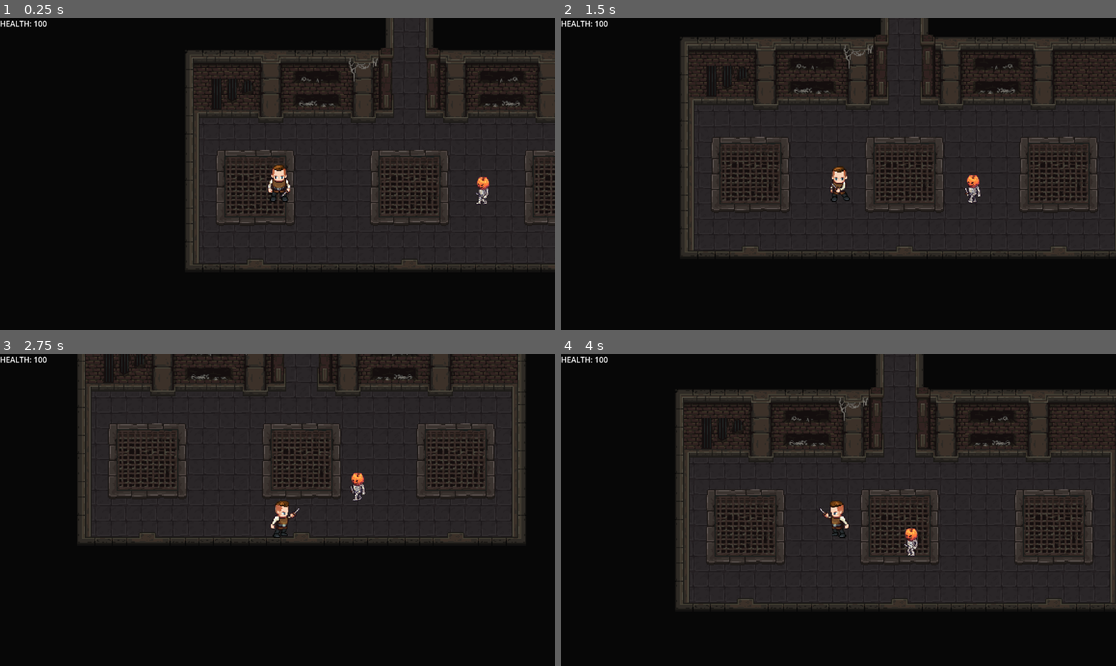
Above: before the commit, frames 1-4 (two rows, left to right).
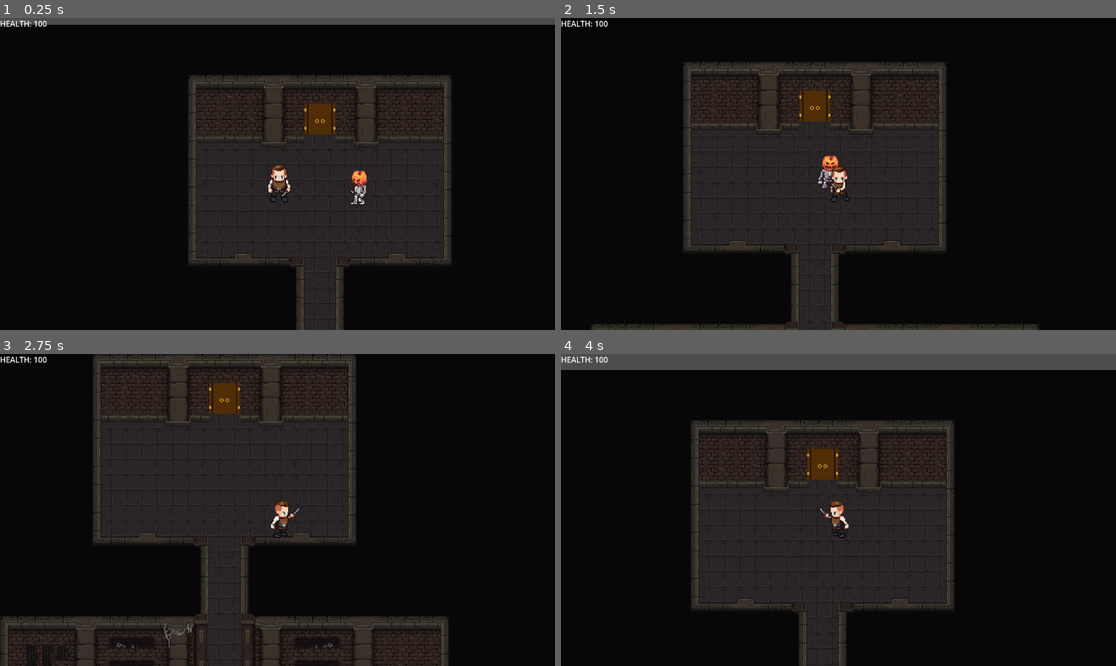
Above: after the commit, the same moments.

Repository: AugustanaCSC380January2024/final-game-polar
Game: Godot game, scene res://scenes/level.tscn
The game is run twice, just before and just after one commit, with the same random seed, the same clock (stepped at 60 frames per second) and the same inputs.
Inputs (mouse positions are in pixels of both pictures, inside the frame that each line leads up to):
- Up to frame 1 (0.25 s): no input
- Up to frame 2 (1.5 s): tap Enter at 0.5 s; move the mouse to (960, 158) at 0.52 s; hold D (walk_right) 0.53-1.28 s; click (960, 158) at 0.6 s; move the mouse to (727, 189) at 1.27 s; hold S (walk_down) from 1.28 s (still down); click (727, 189) at 1.35 s
- Up to frame 3 (2.75 s): move the mouse to (333, 441) at 2.02 s; release S (walk_down) at 2.03 s; hold D (walk_right) from 2.03 s (still down); tap E (interact) at 2.1 s; click (333, 441) at 2.3 s
- Up to frame 4 (4 s): move the mouse to (810, 572) at 2.77 s; release D (walk_right) at 2.78 s; hold W (walk_up) 2.78-3.53 s; click (810, 572) at 2.85 s; move the mouse to (1005, 556) at 3.52 s; hold A (walk_left) from 3.53 s (still down); click (1005, 556) at 3.6 s

The runs differ from the first frame. In frame 1, 24% of the frame differs, in the area x 0-100%, y 0-100%; in frame 2, 30%; in frame 3, 33%; in frame 4, 33%.

Commit message:
A new scene can now be loaded when interacting with a door. However, the player's health does not carry over

Diff:
--- a/final_project/scenes/level.tscn
+++ b/final_project/scenes/level.tscn
@@ -7,6 +7,8 @@
 [ext_resource type="Texture2D" uid="uid://b5ei0pecsaqk7" path="res://assets/textures/decorative.png" id="3_wcd0f"]
 [ext_resource type="PackedScene" uid="uid://devxaguskl6sd" path="res://scenes/skeleton.tscn" id="4_q6vn0"]
 [ext_resource type="Texture2D" uid="uid://erwpu1alnex3" path="res://assets/textures/New Piskel.png" id="5_il1d2"]
+[ext_resource type="PackedScene" uid="uid://c71m40n8q2kej" path="res://scenes/door_area.tscn" id="8_3aiws"]
+[ext_resource type="PackedScene" uid="uid://45ejgiwn0nmp" path="res://scenes/level_2.tscn" id="9_7gfbn"]
 
 [sub_resource type="TileMapPattern" id="TileMapPattern_40rl2"]
 tile_data = PackedInt32Array(0, 262144, 7, 65536, 262144, 8, 131072, 262144, 9, 196608, 262144, 10, 262144, 262144, 11, …(455 unchanged characters)…
@@ -4984,7 +4986,7 @@
 layer_0/tile_data = PackedInt32Array(-9, 3014656, 13, 65527, 3014656, 14, 131063, 3014656, 15, -8, 3080192, 13, 65528,  …(10486 unchanged characters)…
 
 [node name="Player" parent="." instance=ExtResource("1_oqjrj")]
-position = Vector2(-50.9999, 51)
+position = Vector2(42, -247)
 
 [node name="Skeleton" parent="." instance=ExtResource("4_q6vn0")]
 z_index = -1
@@ -5003,6 +5005,14 @@
 position = Vector2(163, 63)
 scale = Vector2(0.8, 0.8)
 
+[node name="DoorAreas" type="Node2D" parent="."]
+
+[node name="DoorArea" parent="DoorAreas" instance=ExtResource("8_3aiws")]
+position = Vector2(78, -280)
+next_level = ExtResource("9_7gfbn")
+
+[node name="DoorArea2" parent="DoorAreas" instance=ExtResource("8_3aiws")]
+
 [connection signal="died" from="Player" to="." method="_on_player_died"]
 [connection signal="interact" from="Player" to="." method="_on_player_interact"]
 [connection signal="took_damage" from="Player" to="." method="_on_player_took_damage"]
--- /dev/null
+++ b/final_project/scenes/level_2.tscn
@@ -0,0 +1,14 @@
+[gd_scene load_steps=4 format=3 uid="uid://45ejgiwn0nmp"]
+
+[ext_resource type="PackedScene" uid="uid://b3rugo8jdxodo" path="res://scenes/player.tscn" id="1_otboh"]
+[ext_resource type="Script" path="res://scripts/level.gd" id="1_tkoj2"]
+[ext_resource type="PackedScene" uid="uid://bpoe7qy2jfm00" path="res://scenes/hud.tscn" id="3_d15st"]
+
+[node name="Level2" type="Node2D"]
+script = ExtResource("1_tkoj2")
+
+[node name="Player" parent="." instance=ExtResource("1_otboh")]
+
+[node name="UI" type="CanvasLayer" parent="."]
+
+[node name="HUD" parent="UI" instance=ExtResource("3_d15st")]
--- a/final_project/scripts/door.gd
+++ b/final_project/scripts/door.gd
@@ -1,4 +1,6 @@
 extends Node2D
+
+@export var next_level: PackedScene
 
 var player = null
 signal player_entered
--- a/final_project/scripts/level.gd
+++ b/final_project/scripts/level.gd
@@ -8,8 +8,7 @@
 	hud.set_health_label(health)
 	var doors = get_tree().get_nodes_in_group("doors")
 	for door in doors:
-		door
-		door.player_entered.connect(_on_door_entered)
+		door.player_entered.connect(_on_door_entered.bind(door.next_level))
 
 func _on_player_died():
 	await get_tree().create_timer(1.0).timeout
@@ -26,8 +25,10 @@
 
 
 func _on_player_took_damage():
+	print("damage signal")
 	health = $Player.health
 	hud.set_health_label(health)
 
-func _on_door_entered():
-	print("door entered")
+func _on_door_entered(next_level):
+	print(next_level)
+	get_tree().change_scene_to_packed(next_level)
--- a/final_project/scripts/player.gd
+++ b/final_project/scripts/player.gd
@@ -72,6 +72,7 @@
 func take_damage(amount):
 	print("player take damage")
 	health -= amount
+	took_damage.emit()
 	if health <= 0:
 		player_died = true
 		animated_sprite.stop()
Not shown: 1 places in final_project/scenes/level.tscn that only renumber resources
